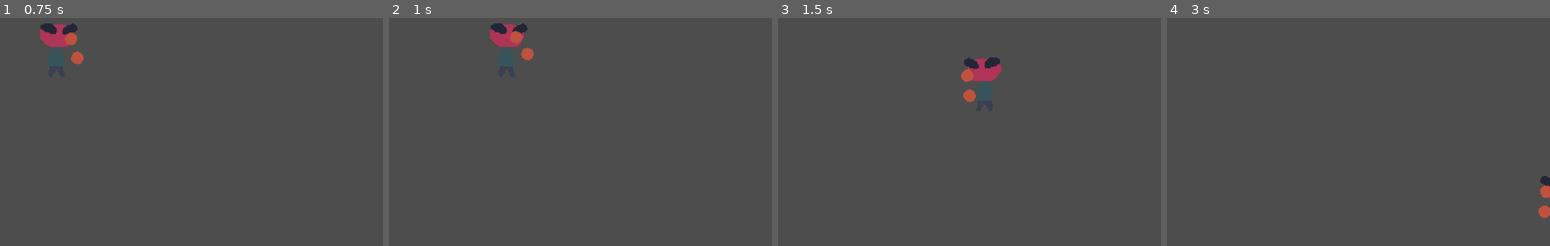
Above: before the commit, frames 1-4 (left to right).
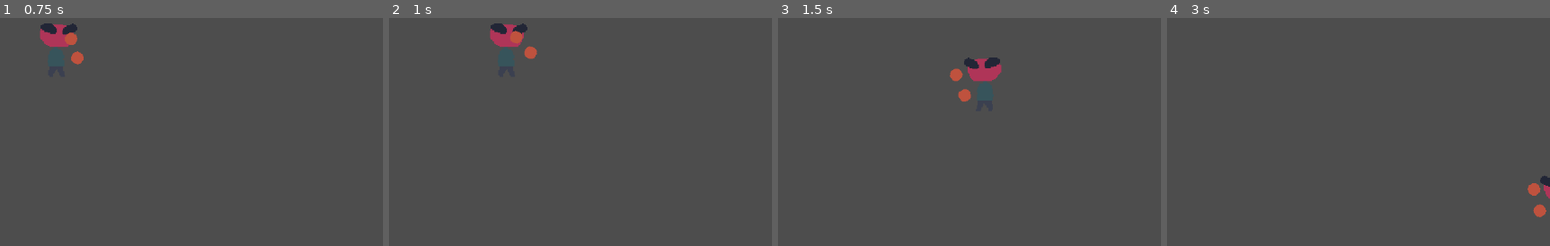
Above: after the commit, the same moments.

Repository: artemvandalovski/Salty-John
Game: Godot game, scene res://scenes/Level.tscn
Two runs of this game, one before a commit and one after it. Both use one fixed random seed, a clock stepped at 60 frames per second and the inputs below.
Inputs (mouse positions are in pixels of both pictures, inside the frame that each line leads up to):
- Up to frame 1 (0.75 s): tap Enter at 0.5 s; move the mouse to (180, 24) at 0.52 s; press the mouse at (180, 24) at 0.53 s; hold D (right) from 0.53 s (still down)
- Up to frame 2 (1 s): keep holding D (right); right-click (569, 24) at 0.8 s
- Up to frame 3 (1.5 s): move the mouse to (outside the picture) at 1.27 s; release D (right) at 1.28 s; release the mouse at (outside the picture) at 1.28 s; hold S (down) from 1.28 s (still down); right-click (outside the picture) at 1.35 s
- Up to frame 4 (3 s): click (outside the picture) at 1.55 s; move the mouse to (outside the picture) at 2.02 s; release S (down) at 2.03 s; press the mouse at (outside the picture) at 2.03 s; hold D (right) 2.03-2.78 s; right-click (outside the picture) at 2.3 s; move the mouse to (outside the picture) at 2.77 s; release the mouse at (outside the picture) at 2.78 s; hold W (up) from 2.78 s (still down); right-click (outside the picture) at 2.85 s

Frame 1 is identical in both runs. In frame 2, 0.1% of the frame differs, in the area x 34-39%, y 12-19%; in frame 3, 0.4%, in the area x 44-52%, y 22-38%; in frame 4, 0.4%.

Commit message:
player punch animation

Diff:
--- a/entities/player/Fists.gd
+++ b/entities/player/Fists.gd
@@ -2,31 +2,47 @@
 
 const PUNCH_DEPTH = 16.0 # how far the fists will go for a punch
 const CHARGE_DEPTH = 8.0 # how far the fists will go back while charging
-const COOLDOWN = 0.04
+const COOLDOWN = 0.07
+const CHARGE_RATE = 2.0
+const MAX_CHARGE = -1
 const MIN_KNOCKBACK = 200.0
 
-@export var charge_rate: float = 2.0
-@export var punch_force: float = 300.0 # how much the player will launch forward when punching
-@export var knockback: float = 400.0
-@export var dmg: int = 0 # base damage
-@export var full_dmg: int = 2 # damage when fully charged
+const L_CLICK = "left_click"
+const R_CLICK = "right_click"
 
-@onready var l_fist = $LFist
-@onready var r_fist = $RFist
+@onready var l_fist = $LeftFist
+@onready var r_fist = $RightFist
 
-var lcharge: float = 0.0 # between -1 and 1
-var rcharge: float = 0.0 # between -1 and 1
-
-# Called when the node enters the scene tree for the first time.
-func _ready():
-	pass # Replace with function body.
+var l_charge = 0.0
+var r_charge = 0.0
 
 
 func _process(delta):
-	if Input.is_action_pressed('lclick') and lcharge <= 0.0:
-		lcharge = max(lcharge - charge_rate*delta, -1.0)
-		$LFist.position.x = lcharge * CHARGE_DEPTH
+	handle_charge(delta)
+	handle_punch(delta)
 
-	if Input.is_action_pressed('rclick') and rcharge <= 0.0:
-		rcharge = max(rcharge - charge_rate*delta, -1.0)
-		$RFist.position.x = rcharge * CHARGE_DEPTH
+
+func handle_charge(delta):
+	if Input.is_action_pressed(L_CLICK):
+		l_charge = charge(l_charge, delta)
+		l_fist.position.x = l_charge * CHARGE_DEPTH
+
+	if Input.is_action_pressed(R_CLICK):
+		r_charge = charge(r_charge, delta)
+		r_fist.position.x = r_charge * CHARGE_DEPTH
+
+func handle_punch(delta):
+	if Input.is_action_just_released(L_CLICK):
+		punch(l_fist, l_charge)
+		l_charge = 0.0
+	if Input.is_action_just_released(R_CLICK):
+		punch(r_fist, r_charge)
+		r_charge = 0.0
+
+func charge(charge: float, delta):
+	return max(charge - CHARGE_RATE * delta, MAX_CHARGE)
+
+func punch(fist: Node2D, charge: float):
+	var punch_tween = create_tween().set_trans(Tween.TRANS_QUINT).set_ease(Tween.EASE_OUT)
+	punch_tween.tween_property(fist, 'position:x', charge + PUNCH_DEPTH, 0.1)
+	punch_tween.tween_property(fist, 'position:x', 0, COOLDOWN)
--- a/entities/player/Fists.tscn
+++ b/entities/player/Fists.tscn
@@ -5,12 +5,11 @@
 
 [node name="Fists" type="Node2D"]
 script = ExtResource("1_hpey5")
-full_dmg = 3
 
-[node name="LFist" type="Sprite2D" parent="."]
+[node name="LeftFist" type="Sprite2D" parent="."]
 position = Vector2(0, -16)
 texture = ExtResource("2_e7shq")
 
-[node name="RFist" type="Sprite2D" parent="."]
+[node name="RightFist" type="Sprite2D" parent="."]
 position = Vector2(0, 16)
 texture = ExtResource("2_e7shq")
--- a/project.godot
+++ b/project.godot
@@ -46,12 +46,12 @@
 "events": [Object(InputEventKey,"resource_local_to_scene":false,"resource_name":"","device":-1,"window_id":0,"alt_pressed":false,"shift_pressed":false,"ctrl_pressed":false,"meta_pressed":false,"pressed":false,"keycode":0,"physical_keycode":69,"key_label":0,"unicode":101,"echo":false,"script":null)
 ]
 }
-lclick={
+left_click={
 "deadzone": 0.5,
 "events": [null, Object(InputEventMouseButton,"resource_local_to_scene":false,"resource_name":"","device":-1,"window_id …(259 unchanged characters)…
 ]
 }
-rclick={
+right_click={
 "deadzone": 0.5,
 "events": [Object(InputEventMouseButton,"resource_local_to_scene":false,"resource_name":"","device":-1,"window_id":0,"a …(253 unchanged characters)…
 ]
